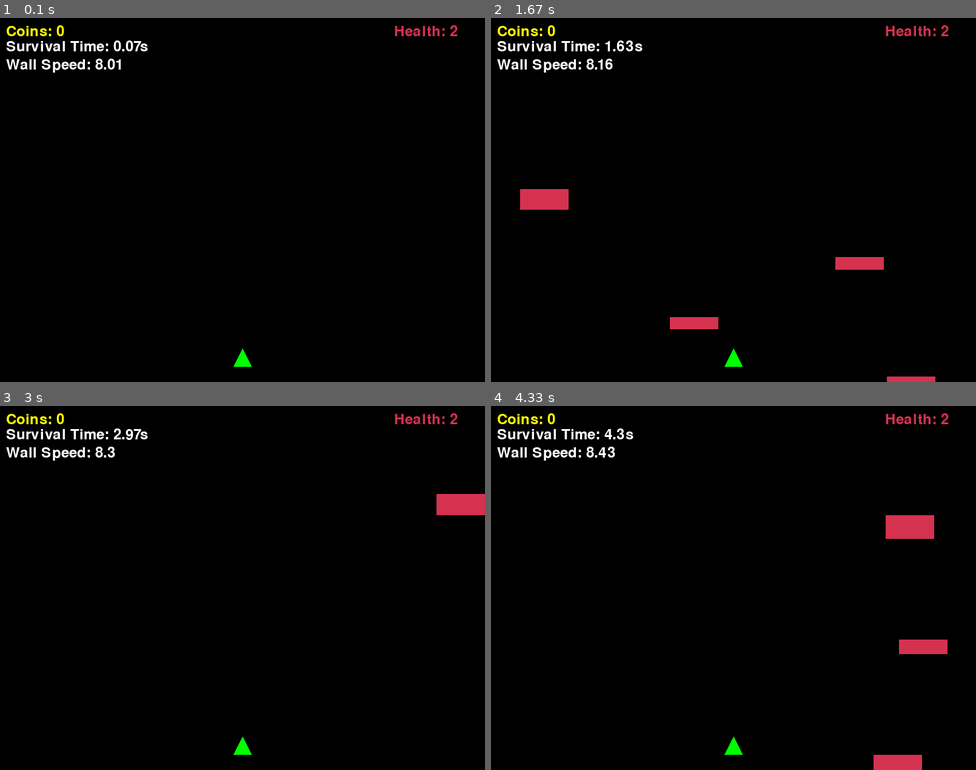
Above: before the commit, frames 1-4 (two rows, left to right).
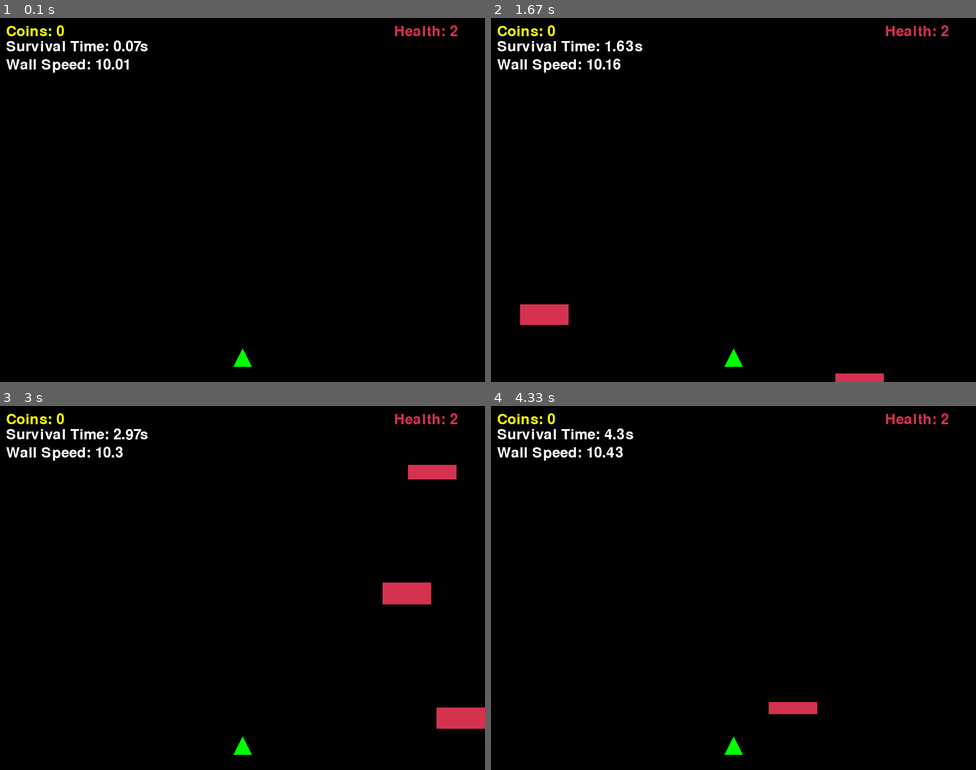
Above: after the commit, the same moments.

Repository: johnwangwyx/Dodge-The-Wall-pygame-with-STM32L4-
Game: pygame game, started from game.py
The game is run twice, just before and just after one commit, with the same random seed, the same clock (stepped at 60 frames per second) and the same inputs.
Inputs:
- Up to frame 1 (0.1 s): no input
- Up to frame 2 (1.67 s): no input
- Up to frame 3 (3 s): no input
- Up to frame 4 (4.33 s): no input

The runs differ from the first frame. In frame 1, 0.1% of the frame differs, in the area x 19-27%, y 11-15%; in frame 2, 2.3%, in the area x 6-92%, y 11-100%; in frame 3, 2.3%; in frame 4, 1.9%.

Commit message:
Fine tune and test script

Diff:
--- a/game.py
+++ b/game.py
@@ -11,9 +11,9 @@
 
 # Game parameters
 WIDTH, HEIGHT = 800, 600  # Screen dimensions
-PLAYER_ACC = 70         # Acceleration for player movement
-FRICTION = -0.3         # Friction affecting player movement (deceleration)
-FPS = 60                 # Frames per second (game refresh rate)
+PLAYER_ACC = 70           # Acceleration for player movement
+FRICTION = -0.3           # Friction affecting player movement (deceleration)
+FPS = 60                  # Frames per second (game refresh rate)
 WALL_SPEED = 15           # Speed at which walls move down the screen
 
 # Color definitions
@@ -39,8 +39,8 @@
 
         # Draw a triangle (airplane) on the surface
         pygame.draw.polygon(self.image, GREEN, [
-            (triangle_width // 2, 0),  # Top point of the triangle
-            (0, triangle_height),      # Bottom-left point of the triangle
+            (triangle_width // 2, 0),          # Top point of the triangle
+            (0, triangle_height),              # Bottom-left point of the triangle
             (triangle_width, triangle_height)  # Bottom-right point of the triangle
         ])
 
@@ -48,10 +48,10 @@
         self.rect = self.image.get_rect()
         # Position the player at given (x, y)
         self.rect.center = (x, y)
-        self.vel_x = 0  # Horizontal velocity
-        self.vel_y = 0  # Vertical velocity
+        self.vel_x = 0   # Horizontal velocity
+        self.vel_y = 0   # Vertical velocity
         self.health = 2  # Initialize health to 2
-        self.angle = 0  # Angle for rotation
+        self.angle = 0   # Angle for rotation
         self.original_image = self.image.copy()
 
     def update_with_data(self, roll, pitch):
@@ -111,8 +111,8 @@
 class Wall(pygame.sprite.Sprite):
     def __init__(self, x, y, w, h, existing_walls=None):
         super().__init__()
-        self.image = pygame.Surface((w, h))  # Create wall surface with given width and height
-        self.image.fill(RED)                 # Fill the wall with red color
+        self.image = pygame.Surface((w, h))              # Create wall surface with given width and height
+        self.image.fill(RED)                             # Fill the wall with red color
         self.rect = self.image.get_rect(topleft=(x, y))  # Position the wall at the given (x, y)
 
         # Ensure new walls don't overlap with existing walls
@@ -128,7 +128,7 @@
             self.kill()
 
 def responwn_and_collect_coin(all_sprites, coins, player, chance_per_frame=0.005):
-    if random.random() < chance_per_frame:  # 0.2% chance every frame to spawn a coin
+    if random.random() < chance_per_frame:                 # 0.2% chance every frame to spawn a coin
         coin_x = random.randint(0, WIDTH - 20)
         coin_y = random.randint(HEIGHT // 2, HEIGHT - 20)  # only on the bottom half
         coin = Coin(coin_x, coin_y)
@@ -148,14 +148,14 @@
     pygame.display.set_caption("Dodge the Wall - Flight Simulator")
     clock = pygame.time.Clock()
 
-    all_sprites = pygame.sprite.Group()  # Group containing all sprites
-    walls = pygame.sprite.Group()        # Group containing all wall sprites
+    all_sprites = pygame.sprite.Group()      # Group containing all sprites
+    walls = pygame.sprite.Group()            # Group containing all wall sprites
 
     player = Player(WIDTH / 2, HEIGHT - 40)  # Instantiate player
-    all_sprites.add(player)                 # Add player to all_sprites group
+    all_sprites.add(player)                  # Add player to all_sprites group
 
     running = True
-    last_wall_y = 0                         # Track y-position of last generated wall
+    last_wall_y = 0                          # Track y-position of last generated wall
     start_time = datetime.now()
 
     coins = pygame.sprite.Group()
@@ -166,14 +166,14 @@
         elapsed_time = (current_time - start_time).total_seconds()
         rounded_time = round(elapsed_time, 2)
         global WALL_SPEED
-        WALL_SPEED = 8.0 + elapsed_time/10
-        WALL_SPEED = min(WALL_SPEED, 15.0)
+        WALL_SPEED = 10.0 + elapsed_time/10
+        WALL_SPEED = min(WALL_SPEED, 17.0)
 
         clock.tick(FPS)  # Cap the game loop to the defined FPS
 
         responwn_and_collect_coin(all_sprites, coins, player)
 
-        # Generate new walls if there are fewer than 5 on screen
+        # Generate new walls if thebre are fewer than 5 on screen
         if len(walls) < 5:
             WALL_WIDTH = 80
             WALL_HEIGHT = random.randint(20, 40)
--- /dev/null
+++ b/test.py
@@ -0,0 +1,21 @@
+import serial
+import time
+
+# Setup serial port
+ser = serial.Serial('/dev/cu.usbmodem1103', 115200, timeout=0)
+
+while True:
+    # Read data from UART
+    line = ser.readline().decode('utf-8')
+    if "roll and pitch," in line:
+        _, roll_str, pitch_str = line.split(',')
+        try:
+            roll = int(roll_str)
+            pitch = int(pitch_str)
+            print("--------Roll--------")
+            print(roll)
+            print("--------Pitch--------")
+            print(pitch)
+        except ValueError:
+            pass
+    time.sleep(0.1)
